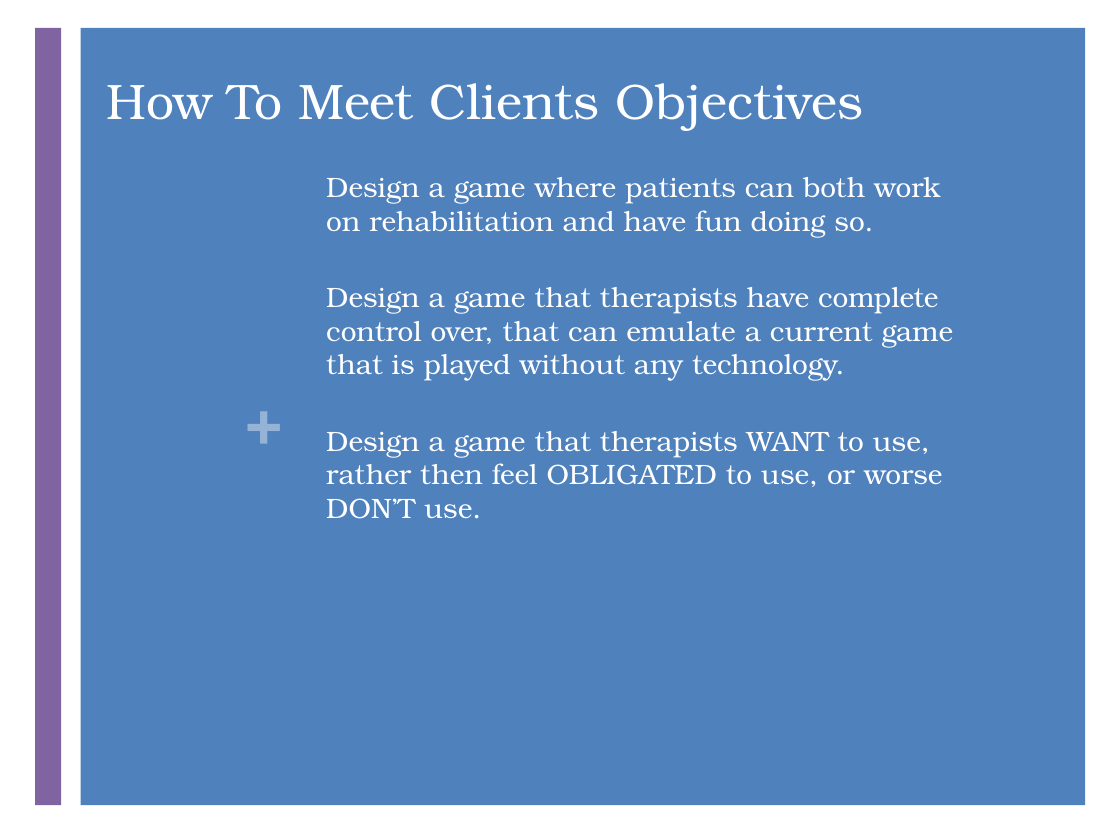
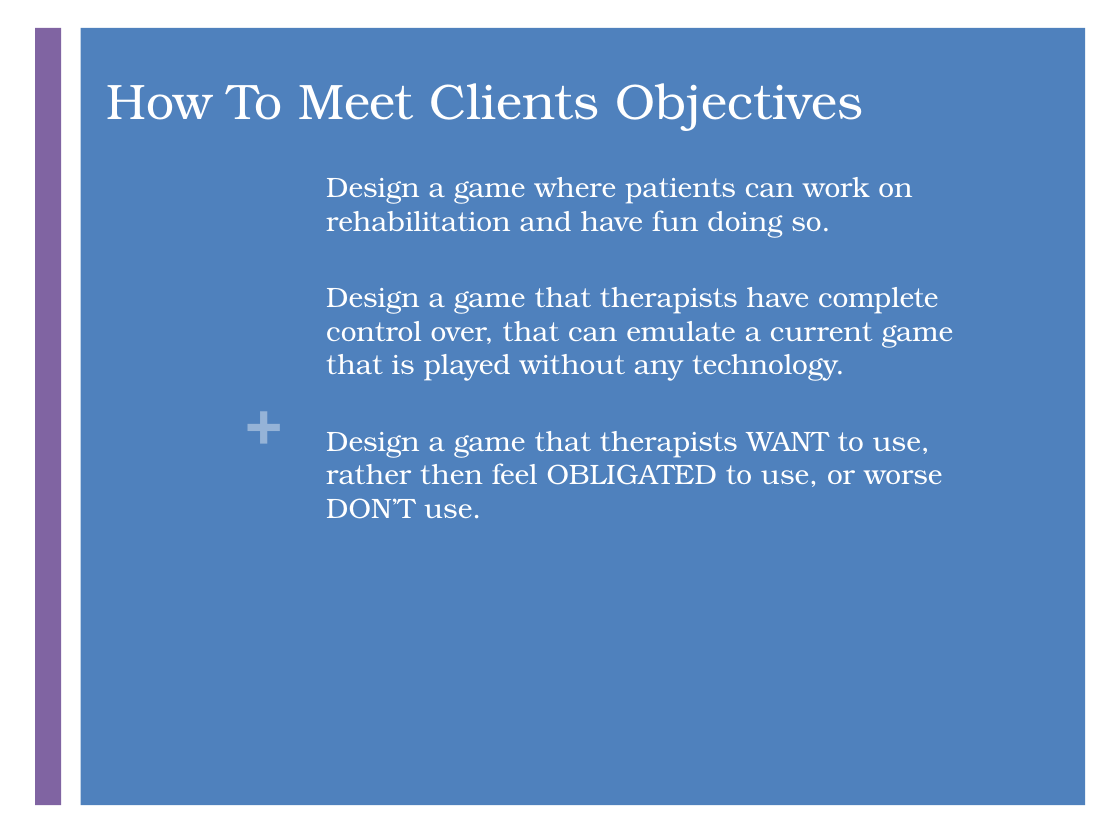
Before and after one commit to oh-team-machine/Target-Tapping, a slide deck: slide 7 of Documentation/CMPUT302_Pres.pptx. Drawn at 1120x840 pixels with LibreOffice and Linux fonts; fonts in the diff are those of the drawing. Boxes give left, top, right and bottom in pixels: in the first picture for what was removed or moved away, otherwise in the second. Text is boxed around its words. In the diff, an @@ line names an element or a change of style, - is before the commit and + after.

Commit message:
Updates to ppt

```diff
--- a/Documentation/CMPUT302_Pres.pptx
+++ b/Documentation/CMPUT302_Pres.pptx
@@ text at [326, 177, 912, 237]: text changed @@
-• Design a game where patients can both work on rehabilitation and have fun doing so.
+• Design a game where patients can work on rehabilitation and have fun doing so.
```
